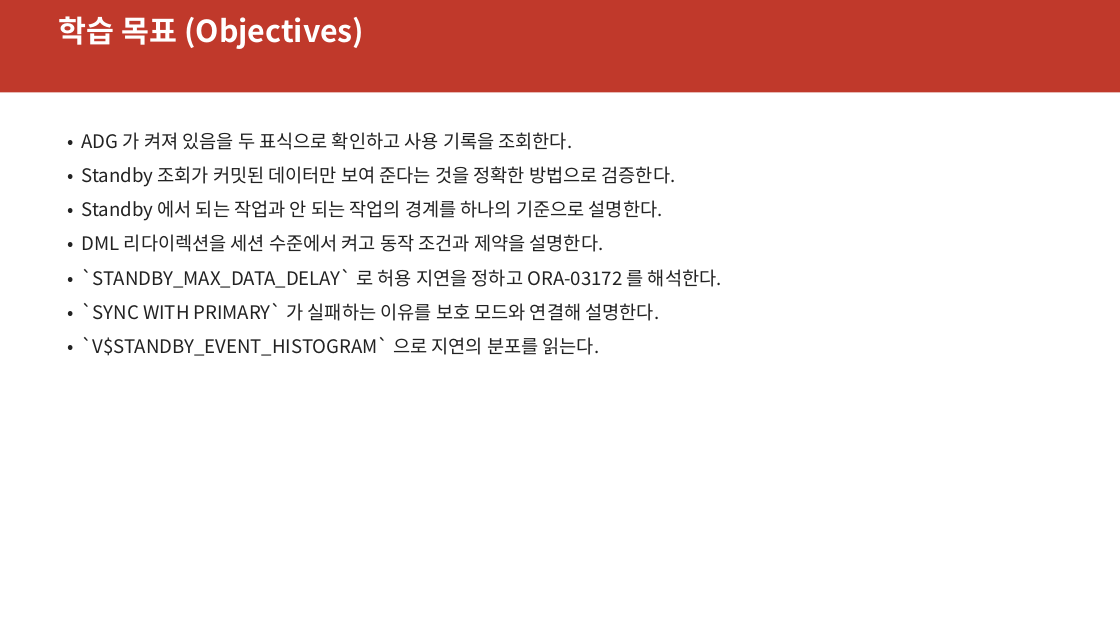
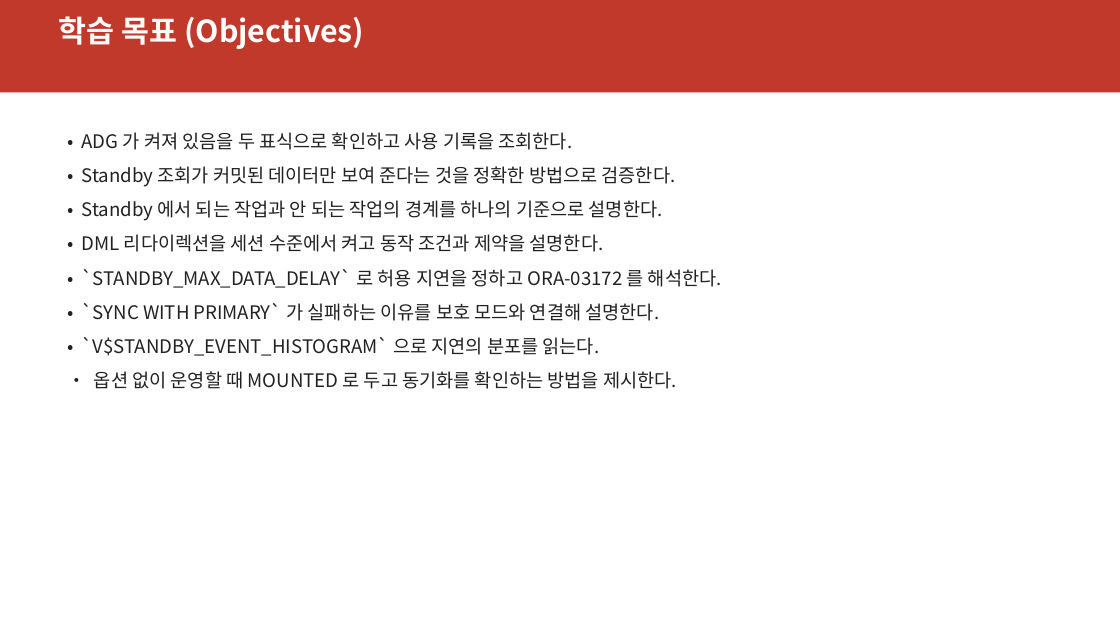
Before and after one commit to elpisk/OracleManual, a slide deck: slide 2 of ADG/09장/9장_ActiveDataGuard_실시간조회와DML리다이렉션.pptx. Drawn at 1120x630 pixels with LibreOffice and Linux fonts; fonts in the diff are those of the drawing. Boxes give left, top, right and bottom in pixels: in the first picture for what was removed or moved away, otherwise in the second. Text is boxed around its words. In the diff, an @@ line names an element or a change of style, - is before the commit and + after.

```diff
--- a/ADG/09장/9장_ActiveDataGuard_실시간조회와DML리다이렉션.pptx
+++ b/ADG/09장/9장_ActiveDataGuard_실시간조회와DML리다이렉션.pptx
@@ text at [94, 371, 677, 389]: paragraph added @@
+• 옵션 없이 운영할 때 MOUNTED 로 두고 동기화를 확인하는 방법을 제시한다.
```
Also in this commit, not shown: 3 other slides changed, 3 slides added, 12 other files.
